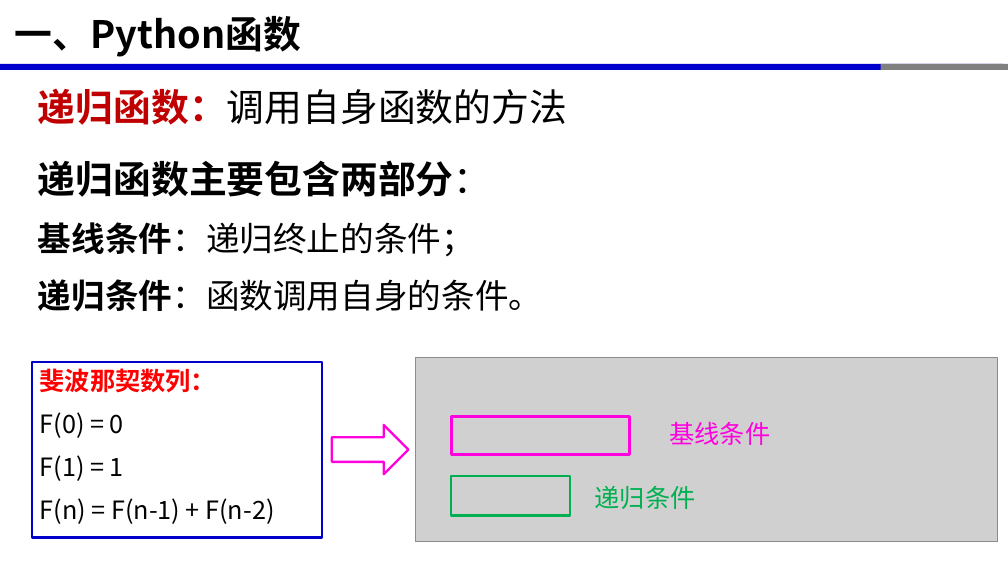
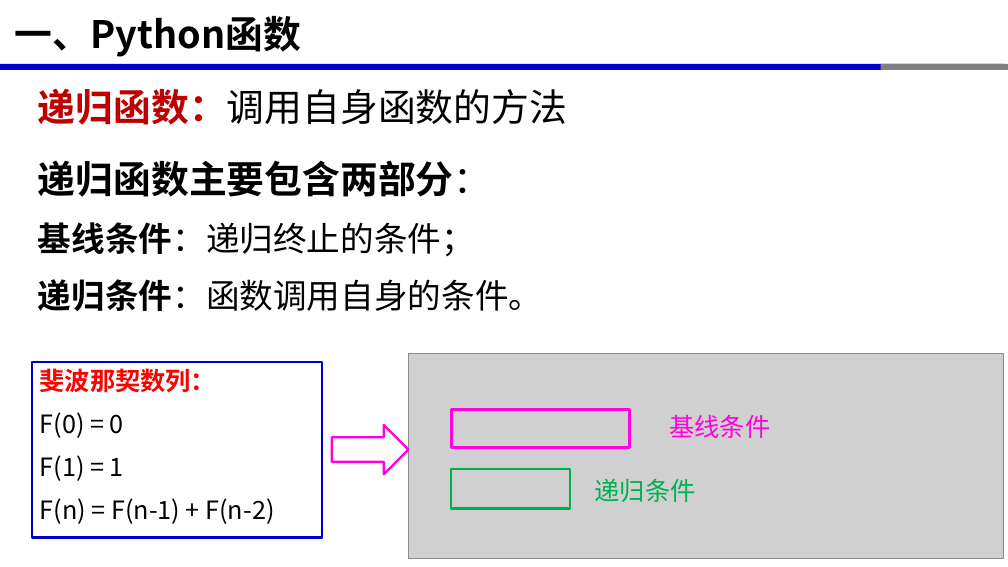
Before and after one commit to xinluo2018/programming-basics, a slide deck: slide 9 of 第4章-函数与模块化编程/第4章-函数与模块化编程.pptx. Drawn at 1008x567 pixels with LibreOffice and Linux fonts; fonts in the diff are those of the drawing; grey boxes stand for pictures. Boxes give left, top, right and bottom in pixels: in the first picture for what was removed or moved away, otherwise in the second. Text is boxed around its words. In the diff, an @@ line names an element or a change of style, - is before the commit and + after.

```diff
--- a/第4章-函数与模块化编程/第4章-函数与模块化编程.pptx
+++ b/第4章-函数与模块化编程/第4章-函数与模块化编程.pptx
@@ picture resized from (x1=415, y1=358, x2=998, y2=541) to (x1=408, y1=354, x2=1003, y2=559) @@
@@ 2 rectangles, 1 text moved together from (x1=451, y1=417, x2=770, y2=516) to (x1=451, y1=410, x2=770, y2=508) @@
@@ text "递归条件" moved from (x1=595, y1=486, x2=696, y2=509) to (x1=595, y1=479, x2=696, y2=502) @@
```
Also in this commit, not shown: 4 other slides changed, 9 other files.
